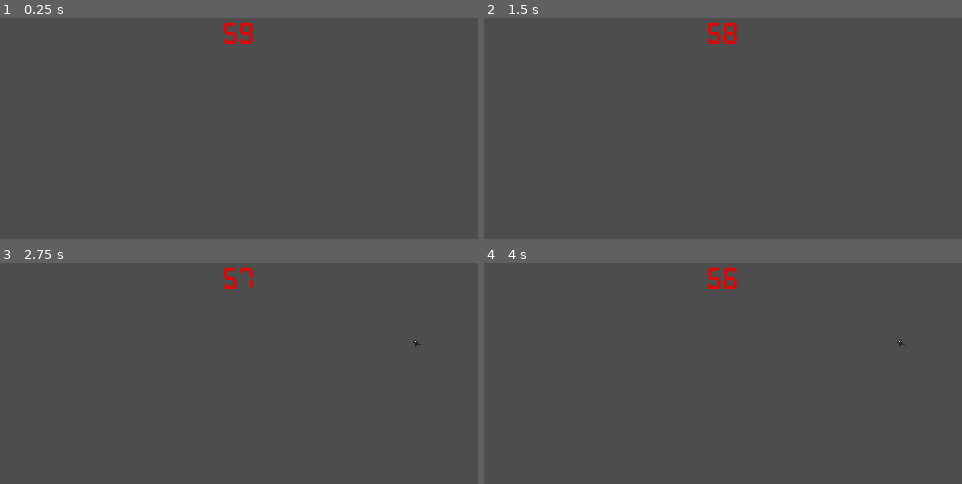
Above: before the commit, frames 1-4 (two rows, left to right).
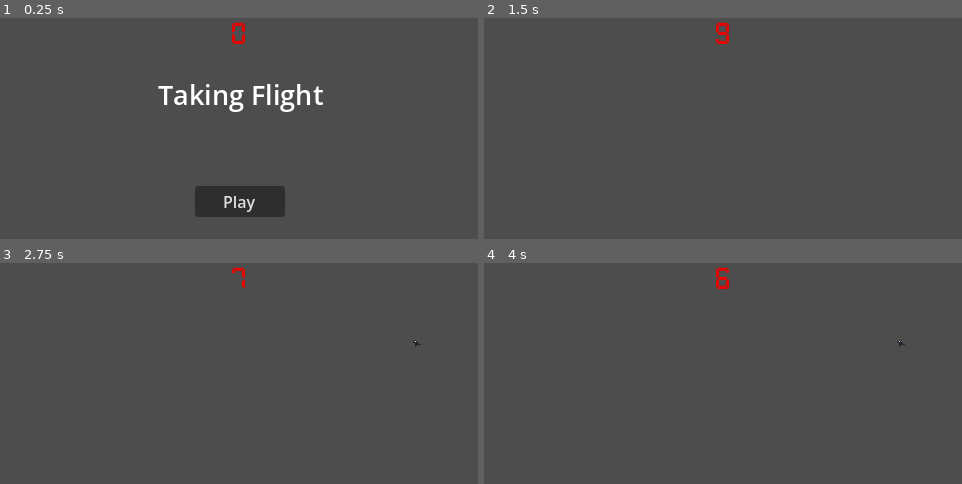
Above: after the commit, the same moments.

Repository: arcality/Count-Down-GMTK-2026
Game: Godot game, scene res://scenes/main.tscn
Same seed, same stepped clock (60 frames per second), same inputs: the game is played once before the commit and once after it.
Inputs (mouse positions are in pixels of both pictures, inside the frame that each line leads up to):
- Up to frame 1 (0.25 s): no input
- Up to frame 2 (1.5 s): click (723, 201) at 0.5 s, where only the run after the commit has a clickable "Play"; tap Enter at 1.25 s; hold D (move_right) from 1.28 s (still down)
- Up to frame 3 (2.75 s): tap Space (debug_button) at 2 s; release D (move_right) at 2.03 s; hold S (move_down) from 2.03 s (still down)
- Up to frame 4 (4 s): release S (move_down) at 2.78 s; hold D (move_right) 2.78-3.53 s; tap Enter at 3.5 s; hold W (move_up) from 3.53 s (still down)

The runs differ from the first frame. In frame 1, 4.4% of the frame differs, in the area x 33-68%, y 1-91%; in frame 2, 0.4%; in frame 3, 0.3%; in frame 4, 0.4%.

Commit message:
add menus

Diff:
--- a/project.godot
+++ b/project.godot
@@ -20,6 +20,10 @@
 window/size/viewport_width=480
 window/size/viewport_height=270
 window/stretch/mode="canvas_items"
+
+[global_group]
+
+birds=""
 
 [input]
 
@@ -52,6 +56,24 @@
 "events": [Object(InputEventKey,"resource_local_to_scene":false,"resource_name":"","device":-1,"window_id":0,"alt_press …(191 unchanged characters)…
 ]
 }
+airhorn={
+"deadzone": 0.2,
+"events": [Object(InputEventKey,"resource_local_to_scene":false,"resource_name":"","device":-1,"window_id":0,"alt_pressed":false,"shift_pressed":false,"ctrl_pressed":false,"meta_pressed":false,"pressed":false,"keycode":0,"physical_keycode":67,"key_label":0,"unicode":99,"location":0,"echo":false,"script":null)
+, Object(InputEventKey,"resource_local_to_scene":false,"resource_name":"","device":-1,"window_id":0,"alt_pressed":false,"shift_pressed":false,"ctrl_pressed":false,"meta_pressed":false,"pressed":false,"keycode":0,"physical_keycode":32,"key_label":0,"unicode":32,"location":0,"echo":false,"script":null)
+]
+}
+net={
+"deadzone": 0.2,
+"events": [Object(InputEventKey,"resource_local_to_scene":false,"resource_name":"","device":-1,"window_id":0,"alt_pressed":false,"shift_pressed":false,"ctrl_pressed":false,"meta_pressed":false,"pressed":false,"keycode":0,"physical_keycode":88,"key_label":0,"unicode":120,"location":0,"echo":false,"script":null)
+, Object(InputEventMouseButton,"resource_local_to_scene":false,"resource_name":"","device":-1,"window_id":0,"alt_pressed":false,"shift_pressed":false,"ctrl_pressed":false,"meta_pressed":false,"button_mask":0,"position":Vector2(0, 0),"global_position":Vector2(0, 0),"factor":1.0,"button_index":2,"canceled":false,"pressed":false,"double_click":false,"script":null)
+]
+}
+wave={
+"deadzone": 0.2,
+"events": [Object(InputEventKey,"resource_local_to_scene":false,"resource_name":"","device":-1,"window_id":0,"alt_pressed":false,"shift_pressed":false,"ctrl_pressed":false,"meta_pressed":false,"pressed":false,"keycode":0,"physical_keycode":90,"key_label":0,"unicode":122,"location":0,"echo":false,"script":null)
+, Object(InputEventMouseButton,"resource_local_to_scene":false,"resource_name":"","device":-1,"window_id":0,"alt_pressed":false,"shift_pressed":false,"ctrl_pressed":false,"meta_pressed":false,"button_mask":0,"position":Vector2(0, 0),"global_position":Vector2(0, 0),"factor":1.0,"button_index":1,"canceled":false,"pressed":false,"double_click":false,"script":null)
+]
+}
 
 [physics]
 
--- a/scenes/main.tscn
+++ b/scenes/main.tscn
@@ -5,6 +5,7 @@
 [ext_resource type="PackedScene" uid="uid://b55o21qw2uf76" path="res://scenes/launch_pad.tscn" id="2_0wfyh"]
 [ext_resource type="FontFile" uid="uid://dpgogr80bw5ug" path="res://assets/fonts/G7_Segment_7a.ttf" id="4_jyhfs"]
 [ext_resource type="PackedScene" uid="uid://e1q8n26qpyl4" path="res://scenes/stats_screen.tscn" id="5_tbgi4"]
+[ext_resource type="PackedScene" uid="uid://bcgk1ejtddljj" path="res://scenes/title_screen.tscn" id="6_tefeu"]
 
 [sub_resource type="LabelSettings" id="LabelSettings_5kwya"]
 font = ExtResource("4_jyhfs")
@@ -13,6 +14,8 @@
 
 [node name="Main" type="Node" unique_id=162972]
 script = ExtResource("1_sugp2")
+
+[node name="Title Screen" parent="." unique_id=118377000 instance=ExtResource("6_tefeu")]
 
 [node name="Player" parent="." unique_id=1211655326 instance=ExtResource("1_o5qli")]
 unique_name_in_owner = true
@@ -35,11 +38,14 @@
 horizontal_alignment = 1
 
 [node name="Timer" type="Timer" parent="." unique_id=373041728]
-wait_time = 60.0
+wait_time = 10.0
 one_shot = true
 
 [node name="StatsScreen" parent="." unique_id=582774533 instance=ExtResource("5_tbgi4")]
 offset = Vector2(0, -270)
 transform = Transform2D(1, 0, 0, 1, 0, -270)
 
+[connection signal="play_button_down" from="Title Screen" to="." method="_on_title_screen_play_button_down"]
 [connection signal="timeout" from="Timer" to="." method="_on_timer_timeout"]
+[connection signal="main_menu_button_down" from="StatsScreen" to="." method="_on_stats_screen_main_menu_button_down"]
+[connection signal="retry_button_down" from="StatsScreen" to="." method="_on_stats_screen_retry_button_down"]
--- a/scenes/stats_screen.tscn
+++ b/scenes/stats_screen.tscn
@@ -15,3 +15,22 @@
 text = "Placeholder"
 horizontal_alignment = 1
 vertical_alignment = 1
+
+[node name="RetryButton" type="Button" parent="." unique_id=415204584]
+offset_left = 277.0
+offset_top = 198.0
+offset_right = 360.0
+offset_bottom = 229.0
+focus_mode = 0
+text = "Retry"
+
+[node name="MainMenuButton" type="Button" parent="." unique_id=1812817415]
+offset_left = 105.0
+offset_top = 198.0
+offset_right = 201.0
+offset_bottom = 229.0
+focus_mode = 0
+text = "Main Menu"
+
+[connection signal="button_down" from="RetryButton" to="." method="_on_retry_button_button_down"]
+[connection signal="button_down" from="MainMenuButton" to="." method="_on_main_menu_button_button_down"]
--- /dev/null
+++ b/scenes/title_screen.tscn
@@ -0,0 +1,39 @@
+[gd_scene format=3 uid="uid://bcgk1ejtddljj"]
+
+[ext_resource type="Script" uid="uid://b04grcdcjojvd" path="res://scripts/title_screen.gd" id="1_fgkus"]
+
+[sub_resource type="LabelSettings" id="LabelSettings_tbgi4"]
+font_size = 27
+
+[node name="Title Screen" type="CanvasLayer" unique_id=118377000]
+script = ExtResource("1_fgkus")
+
+[node name="Label" type="Label" parent="." unique_id=1849453135]
+anchors_preset = 5
+anchor_left = 0.5
+anchor_right = 0.5
+offset_left = -49.5
+offset_top = 58.0
+offset_right = 49.5
+offset_bottom = 81.0
+grow_horizontal = 2
+text = "Taking Flight"
+label_settings = SubResource("LabelSettings_tbgi4")
+horizontal_alignment = 1
+
+[node name="Button" type="Button" parent="." unique_id=1936603464]
+anchors_preset = 8
+anchor_left = 0.5
+anchor_top = 0.5
+anchor_right = 0.5
+anchor_bottom = 0.5
+offset_left = -45.0
+offset_top = 32.5
+offset_right = 45.0
+offset_bottom = 63.5
+grow_horizontal = 2
+grow_vertical = 2
+focus_mode = 0
+text = "Play"
+
+[connection signal="button_down" from="Button" to="." method="_on_button_button_down"]
--- a/scripts/bird.gd
+++ b/scripts/bird.gd
@@ -25,6 +25,7 @@
 func _ready() -> void:
 	position = starting_location
 	print("hello!")
+	add_to_group("birds")
 
 
 # Called every frame. 'delta' is the elapsed time since the previous frame.
--- a/scripts/main.gd
+++ b/scripts/main.gd
@@ -16,15 +16,14 @@
 
 enum GameState {
 	PLAYING_LEVEL,
-	TITLE_SCREEN,
-	UPGRADES
+	TITLE_SCREEN
 }
 
 var game_state = GameState.TITLE_SCREEN
 
 # Called when the node enters the scene tree for the first time.
 func _ready() -> void:
-	start_level()
+	#start_level()
 
 	#print(window_width)
 	#print(window_height)
@@ -40,15 +39,21 @@
 
 # Called every frame. 'delta' is the elapsed time since the previous frame.
 func _process(_delta: float) -> void:
-	if Input.is_action_just_pressed("debug_button"):
-		spawn_bird()
+	if game_state == GameState.PLAYING_LEVEL:
+		if Input.is_action_just_pressed("debug_button"):
+			spawn_bird()
+
 	time_display.text = str(int(timer.time_left))
 
 
 func start_level() -> void:
+	game_state = GameState.PLAYING_LEVEL
+	print("start level")
 	timer.start()
-	game_state = GameState.PLAYING_LEVEL
 	%Player.can_move = true
+	scared_bird_ct = false
+	for bird in get_tree().get_nodes_in_group("birds"):
+		bird.queue_free()
 
 
 func end_level() -> void:
@@ -57,9 +62,12 @@
 
 
 func display_stats_screen() -> void:
-	#print("skibidi")
+	# update stats
 	$StatsScreen.set_birds_saved(scared_bird_ct)
+
+	# stats screen bounce animation
 	var temp_tween = get_tree().create_tween()
+	temp_tween.set_ease(Tween.EASE_OUT)
 	temp_tween.set_trans(Tween.TRANS_BOUNCE)
 	temp_tween.tween_property($StatsScreen, "offset", Vector2(0,0), 2.0)
 
@@ -85,6 +93,7 @@
 	print(new_bird.landing_destination)
 	add_child(new_bird)
 
+
 func _on_bird_scared() -> void:
 	scared_bird_ct += 1
 	print(scared_bird_ct)
@@ -92,3 +101,24 @@
 
 func _on_timer_timeout() -> void:
 	end_level()
+
+
+func _on_stats_screen_retry_button_down() -> void:
+	start_level()
+	var temp_tween = get_tree().create_tween()
+	temp_tween.tween_property($StatsScreen, "offset", Vector2(0,-window_height), 1.0)
+
+
+
+func _on_stats_screen_main_menu_button_down() -> void:
+	$"Title Screen".show()
+	game_state = GameState.TITLE_SCREEN
+	$"Title Screen/Button".disabled = false
+	$StatsScreen.offset = Vector2(0,-window_height)
+	pass # Replace with function body.
+
+
+func _on_title_screen_play_button_down() -> void:
+	$"Title Screen".hide()
+	$"Title Screen/Button".disabled = true
+	start_level()
--- a/scripts/player.gd
+++ b/scripts/player.gd
@@ -26,6 +26,9 @@
 
 	move_and_slide()
 
+func swing_net() -> void:
+	pass
+
 
 func _on_level_end() -> void:
 	velocity=Vector2(0,0)
--- a/scripts/stats_screen.gd
+++ b/scripts/stats_screen.gd
@@ -1,5 +1,7 @@
 extends CanvasLayer
 
+signal retry_button_down
+signal main_menu_button_down
 
 # Called when the node enters the scene tree for the first time.
 func _ready() -> void:
@@ -12,3 +14,12 @@
 
 func set_birds_saved(bird_ct: int) -> void:
 	$BirdsSavedLabel.text = "Birds Saved: " + str(bird_ct)
+
+
+func _on_retry_button_button_down() -> void:
+	emit_signal("retry_button_down")
+
+
+
+func _on_main_menu_button_button_down() -> void:
+	emit_signal("main_menu_button_down")
--- /dev/null
+++ b/scripts/title_screen.gd
@@ -0,0 +1,16 @@
+extends CanvasLayer
+
+signal play_button_down
+
+# Called when the node enters the scene tree for the first time.
+func _ready() -> void:
+	pass # Replace with function body.
+
+
+# Called every frame. 'delta' is the elapsed time since the previous frame.
+func _process(delta: float) -> void:
+	pass
+
+
+func _on_button_button_down() -> void:
+	emit_signal("play_button_down")
Not shown, added: scripts/title_screen.gd.uid
